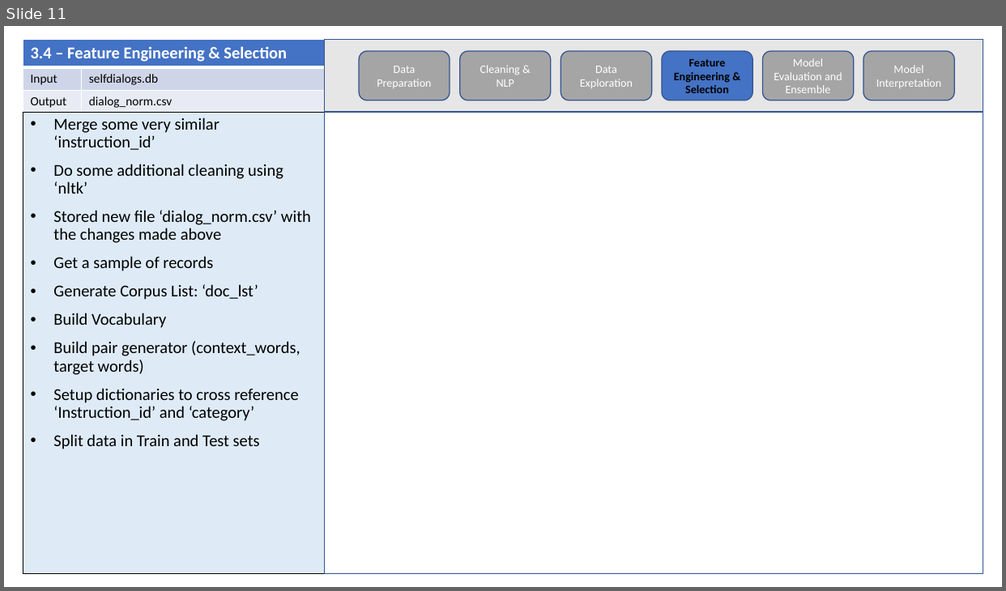
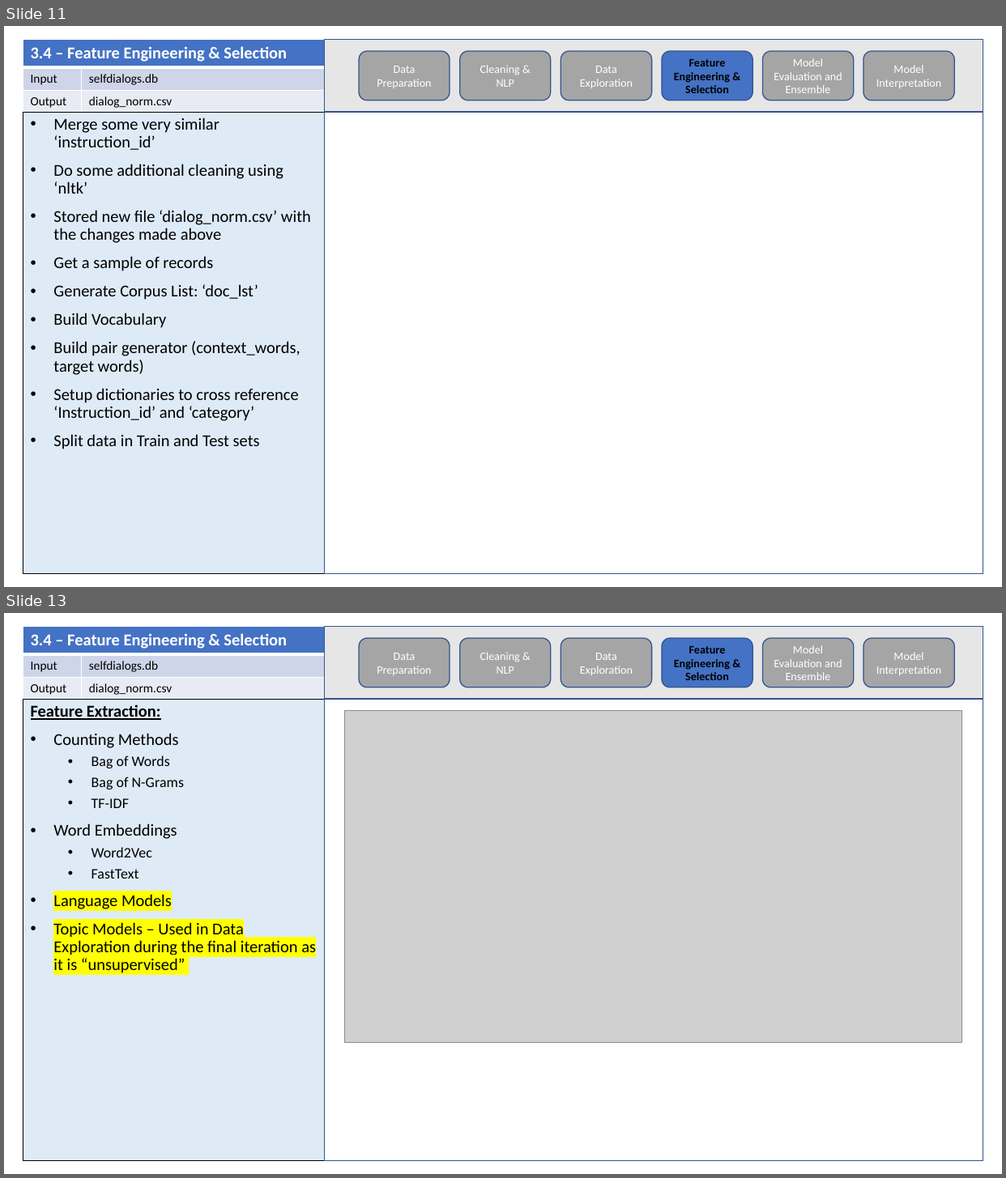
Before and after one commit to CSML1010-3-2020/NLPCourseProject, a slide deck: Final_Project.pptx. Shown one above the other, each under a label of ours: slide 11 before the commit, slides 11 and 13 after it; the slides between them are not shown. The pictures are 1006x591 and 1006x1178 pixels, drawn with LibreOffice and Linux fonts; fonts in the diff are those of the drawing; grey boxes stand for pictures. Boxes give left, top, right and bottom in pixels: in the first picture for what was removed or moved away, otherwise in the second. Text is boxed around its words. In the diff, an @@ line names an element or a change of style, - is before the commit and + after.

```diff
--- a/Final_Project.pptx
+++ b/Final_Project.pptx
@@ slide 13 added at bbox=[4, 613, 1002, 1174], background #FFFFFF @@
@@ table added at bbox=[23, 627, 325, 699], 3 rows, 2 columns @@
+3.4 – Feature Engineering & Selection | 
+Input | selfdialogs.db
+Output | dialog_norm.csv
@@ group added at bbox=[325, 627, 983, 699]: 6 rounded rectangles, 1 rectangle @@
+Cleaning & NLP
+Data Exploration
+Feature Engineering & Selection
+Model Evaluation and Ensemble
+Model Interpretation
+Data Preparation
@@ text added at bbox=[23, 699, 325, 1161], fill #DEEBF7, outline #000000 0.75 pt, 16 pt, text #000000 @@
+Feature Extraction:
+• Counting Methods
+  • Bag of Words
+  • Bag of N-Grams
+  • TF-IDF
+• Word Embeddings
+  • Word2Vec
+  • FastText
+• Language Models
+• Topic Models – Used in Data Exploration during the final iteration as it is “unsupervised”
@@ rectangle added at bbox=[325, 699, 983, 1161], outline #325491 1 pt @@
@@ picture added at bbox=[345, 710, 962, 1043] @@
```
Also in this commit, not shown: 9 slides changed, 6 other slides added, 1 slide removed.
